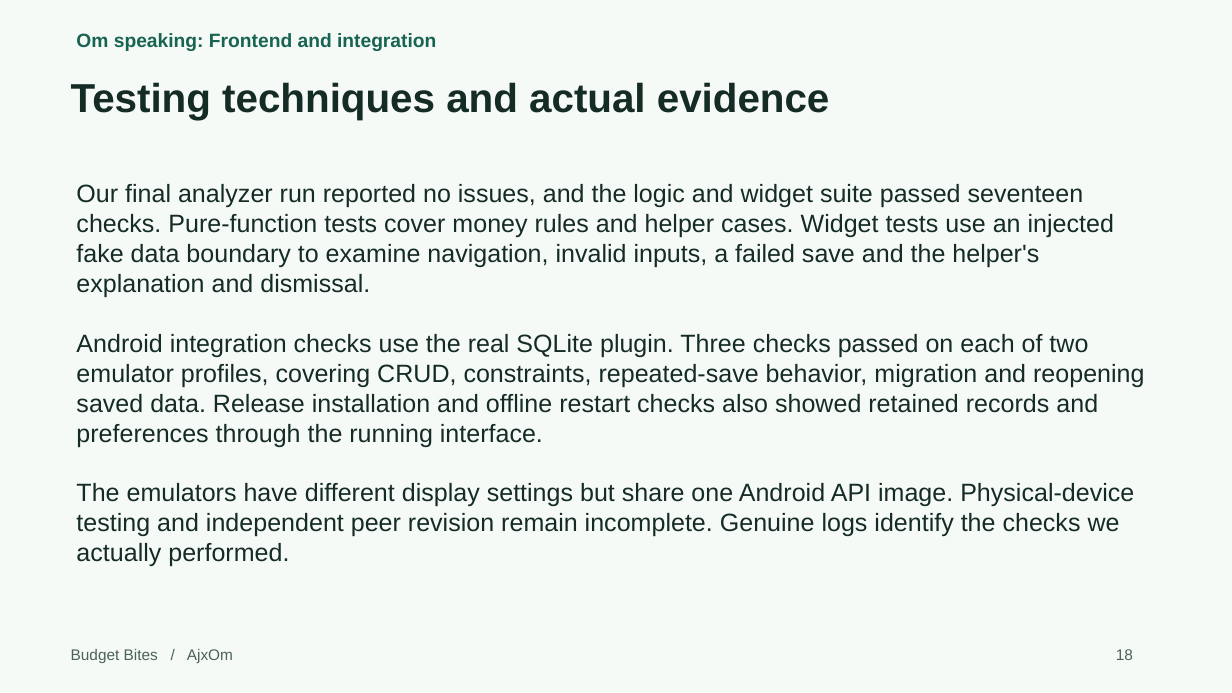
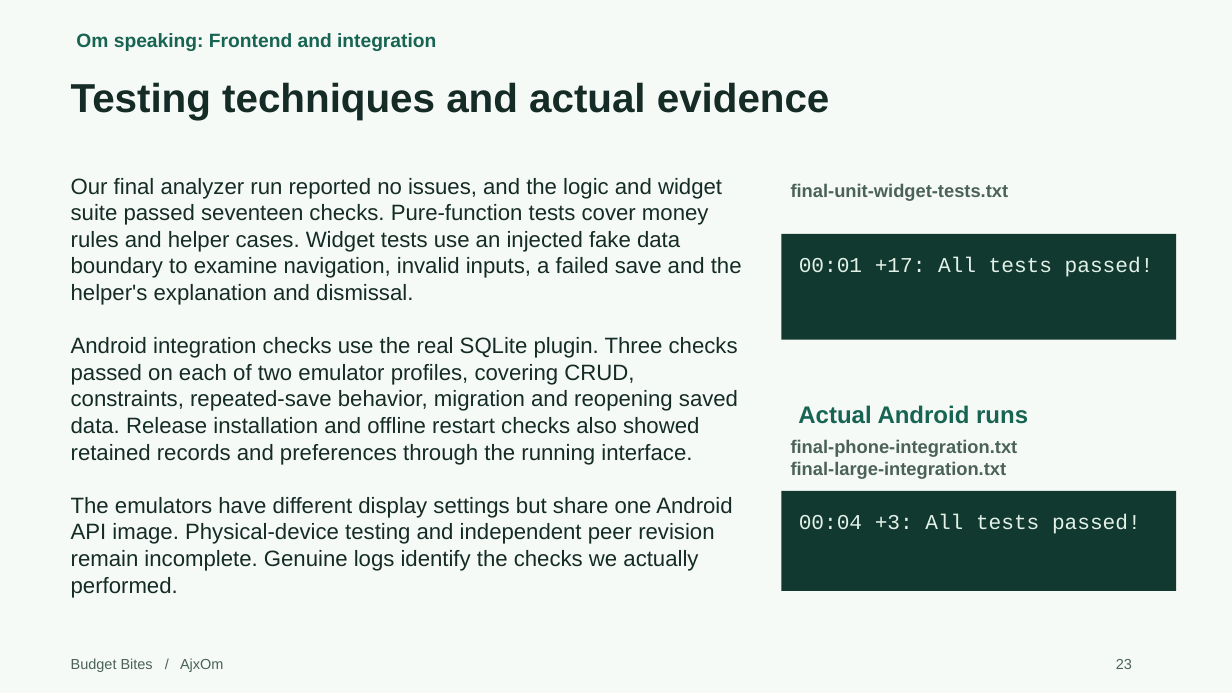
Before and after one commit to Omswaroopreddyudumula/ajxom-budget-bites, a slide deck: slide 23 of submission/Project1_Presentation.pptx (slide 18 before the commit). Drawn at 1232x693 pixels with LibreOffice and Linux fonts; fonts in the diff are those of the drawing. Boxes give left, top, right and bottom in pixels: in the first picture for what was removed or moved away, otherwise in the second. Text is boxed around its words. In the diff, an @@ line names an element or a change of style, - is before the commit and + after.

Commit message:
Illustrate presentation with release captures code and evaluation chart

```diff
--- a/submission/Project1_Presentation.pptx
+++ b/submission/Project1_Presentation.pptx
@@ text at [71,178,742,305]: size 19.5 to 17.2 pt in "Our final analyzer run reported no issues, ..." @@
@@ text added at [791,183,1009,200], 14.2 pt, text #4B6259, bold @@
+final-unit-widget-tests.txt
@@ rectangle added at [782,234,1177,340], fill #12392F, 16.5 pt, text #E2F1E8 @@
+00:01 +17: All tests passed!
@@ text at [71,337,738,598]: paragraphs added @@
+Android integration checks use the real SQLite plugin. Three checks passed on each of two emulator profiles, covering CRUD, constraints, repeated-save behavior, migration and reopening saved data. Release installation and offline restart checks also showed retained records and preferences through the running interface.
+The emulators have different display settings but share one Android API image. Physical-device testing and independent peer revision remain incomplete. Genuine logs identify the checks we actually performed.
@@ text removed at [76,334,1144,448] @@
-Android integration checks use the real SQLite plugin. Three checks passed on each of two emulator profiles, covering CRUD, constraints, repeated-save behavior, migration and reopening saved data. Release installation and offline restart checks also showed retained records and preferences through the running interface.
@@ text added at [798,405,1028,424], 18.8 pt, text #176452, bold @@
+Actual Android runs
@@ text added at [791,439,1018,479], 14.2 pt, text #4B6259, bold @@
+final-phone-integration.txt
+final-large-integration.txt
@@ text removed at [76,483,1134,567] @@
-The emulators have different display settings but share one Android API image. Physical-device testing and independent peer revision remain incomplete. Genuine logs identify the checks we actually performed.
@@ rectangle added at [782,491,1177,591], fill #12392F, 16.5 pt, text #E2F1E8 @@
+00:04 +3: All tests passed!
@@ text "Budget Bites / AjxOm": place and size @@
-text "Budget Bites / AjxOm" at [71,649,233,663]
+text "Budget Bites / AjxOm" at [71,658,223,672]
@@ text "Budget Bites / AjxOm" at [71,658,223,672]: size 12 to 11.2 pt @@
@@ text removed at [1116,649,1133,660] @@
-18
@@ text added at [1116,659,1132,669], 11.2 pt, text #4B6259 @@
+23
```
Also in this commit, not shown: 21 other slides changed, 6 slides added, 3 other files.
